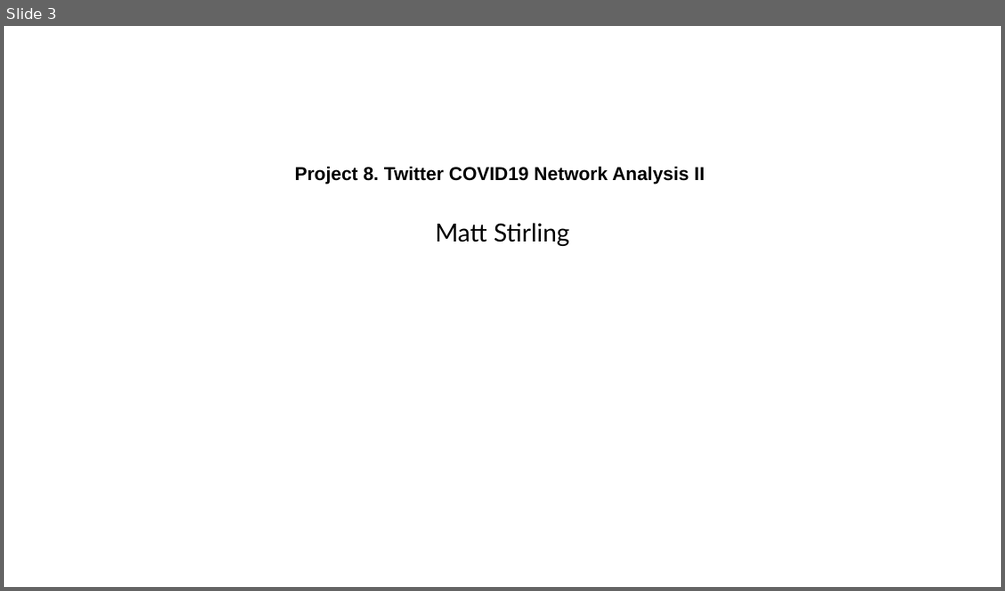
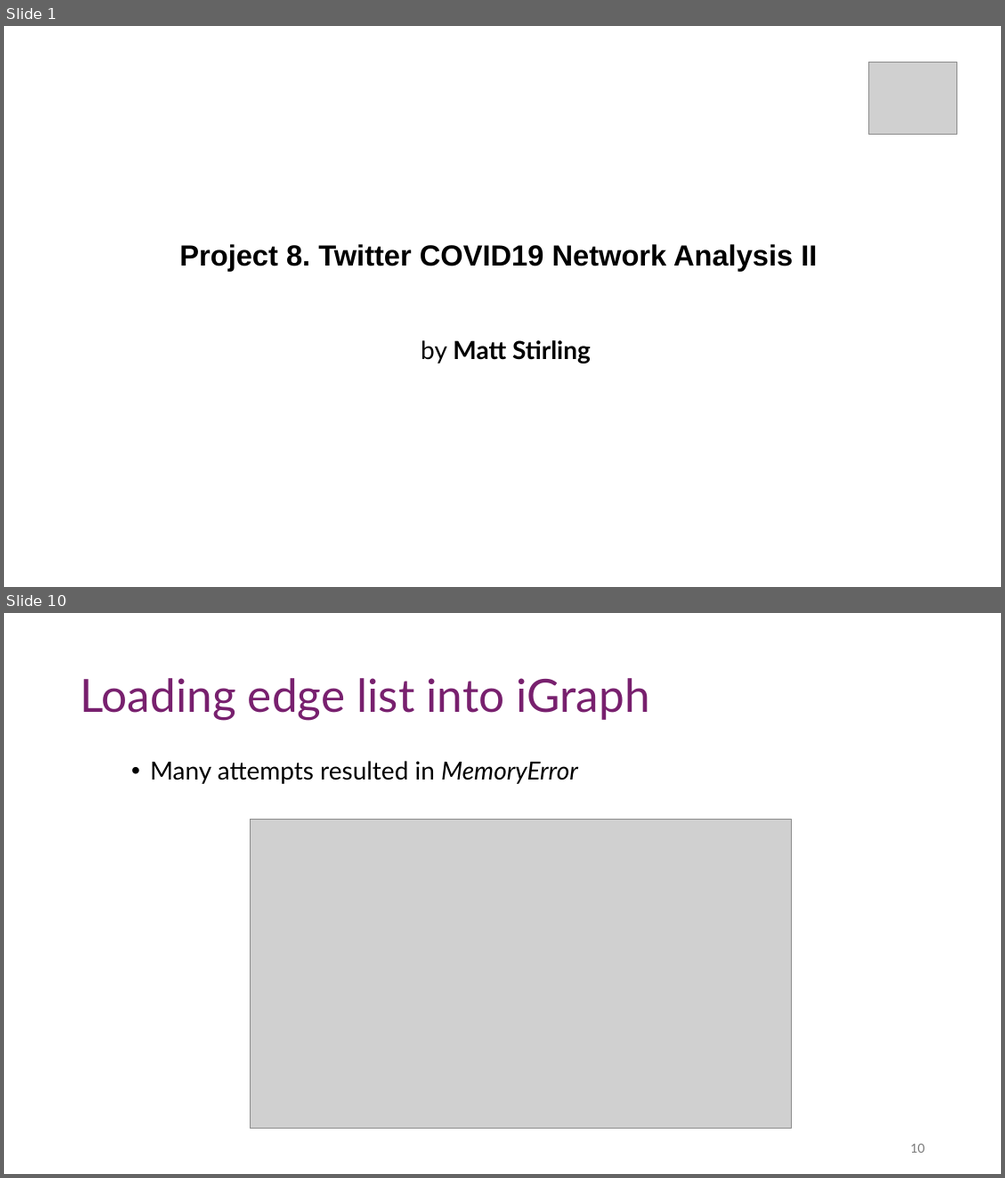
Before and after one commit to MattThePerson/SNA_Project_2024, a slide deck: Project Materials/Semiar Presentation.pptx. Shown one above the other, each under a label of ours: slide 3 before the commit, slides 1 and 10 after it; the slides between them are not shown. The pictures are 1005x591 and 1005x1178 pixels, drawn with LibreOffice and Linux fonts; fonts in the diff are those of the drawing; grey boxes stand for pictures. Boxes give left, top, right and bottom in pixels: in the first picture for what was removed or moved away, otherwise in the second. Text is boxed around its words. In the diff, an @@ line names an element or a change of style, - is before the commit and + after.

```diff
--- a/Project Materials/Semiar Presentation.pptx
+++ b/Project Materials/Semiar Presentation.pptx
@@ slide 10 added at box(4, 613, 1001, 1174), background #FFFFFF @@
@@ text added at box(80, 678, 650, 720), 44 pt, text #78206E @@
+Loading edge list into iGraph
@@ text added at box(150, 761, 578, 784), 24 pt, text #000000 @@
+• Many attempts resulted in MemoryError
@@ picture added at box(250, 819, 792, 1127) @@
@@ page number added at box(910, 1143, 924, 1152), 12 pt, text #797979 @@
+10
@@ what was slide 3 is now slide 1 @@
@@ slide 1 changed as well @@
@@ picture added at box(868, 62, 956, 135) @@
@@ title "Project 8. Twitter COVID19 Network ...": place and size @@
-title "Project 8. Twitter COVID19 Network ..." at box(295, 166, 704, 184)
+title "Project 8. Twitter COVID19 Network ..." at box(179, 244, 817, 271)
@@ title "Project 8. Twitter COVID19 Network ..." at box(179, 244, 817, 271): size 18 to 28 pt @@
@@ subtitle at box(421, 340, 591, 363): text changed; bold on @@
-Matt Stirling
+by Matt Stirling
```
Also in this commit, not shown: 1 other slide changed, 31 other slides added, 6 slides removed.
